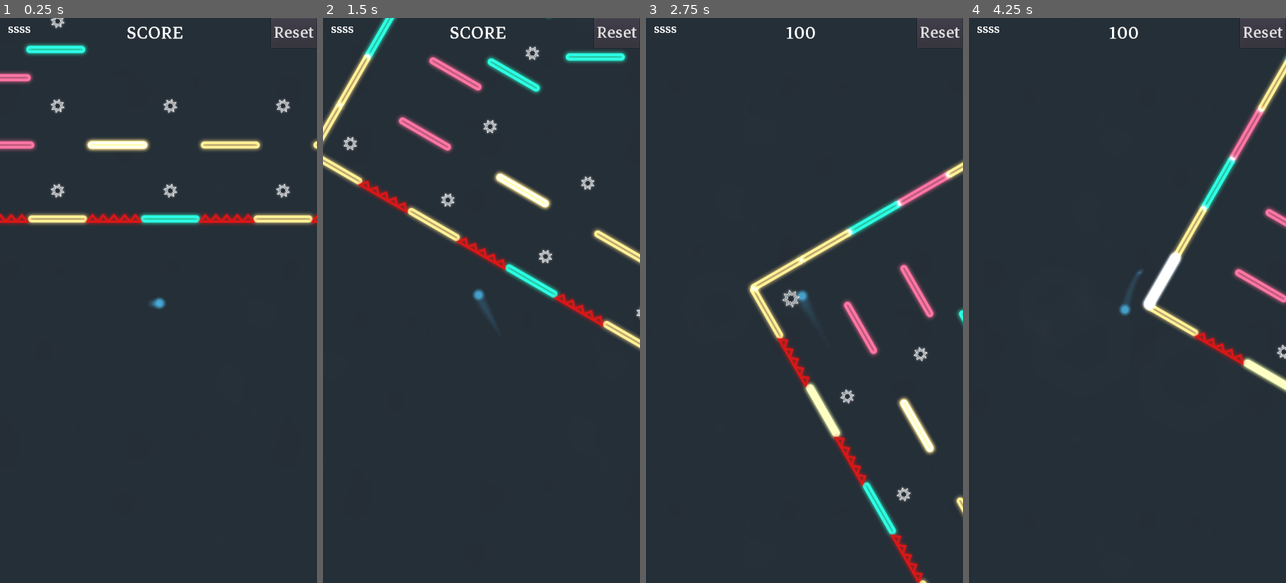
Above: before the commit, frames 1-4 (left to right).
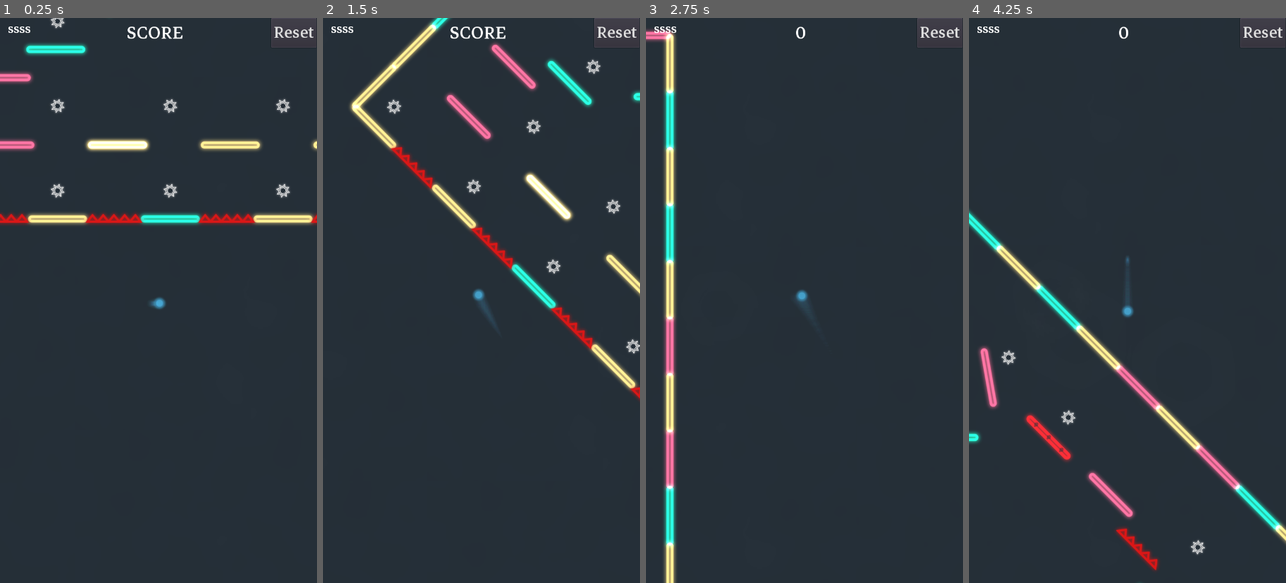
Above: after the commit, the same moments.

Repository: dolorismachina/Pivot
Game: Godot game, scene res://Scenes/Main/Main.tscn
Same seed, same stepped clock (60 frames per second), same inputs: the game is played once before the commit and once after it. The engine's default icon, where the game draws it, is replaced by a stand-in: a white triangle on a blue panel in a dark square.
Inputs (mouse positions are in pixels of both pictures, inside the frame that each line leads up to):
- Up to frame 1 (0.25 s): no input
- Up to frame 2 (1.5 s): move the mouse to (551, 272) at 0.52 s; hold Right (ui_right) 0.53-1.25 s; hold Space (space) 0.53-1.25 s; click (551, 272) at 0.67 s; drag from (418, 328) to (370, 170) at 1.27 s
- Up to frame 3 (2.75 s): move the mouse to (836, 176) at 2.02 s; hold Right (ui_right) from 2.03 s (still down); hold Space (space) from 2.03 s (still down)
- Up to frame 4 (4.25 s): release Right (ui_right) at 2.75 s; release Space (space) at 2.75 s; drag from (1111, 413) to (1232, 554) at 2.77 s; move the mouse to (1222, 385) at 3.52 s; hold Left (ui_left) from 3.53 s (still down); hold Space (space) from 3.53 s (still down)

The runs differ from the first frame. In frame 2, 12% of the frame differs, in the area x 0-100%, y 0-68%; in frame 3, 9.7%; in frame 4, 8.9%.
Error in both runs: Invalid get index 'modulate' (on base: 'Tween'). (res://Scenes/Blocks/Block/Block.gd:52)

Commit message:
Move blocks around

Diff:
--- a/Scenes/Levels/TestLevel.tscn
+++ b/Scenes/Levels/TestLevel.tscn
@@ -267,14 +267,8 @@
 is_enabled = true
 
 [node name="Block4" parent="Pivot/Content/Blocks" instance=ExtResource( 3 )]
-position = Vector2( 448, 448 )
-rotation = -0.523598
-is_visible = true
-is_enabled = true
-
-[node name="Block5" parent="Pivot/Content/Blocks" instance=ExtResource( 3 )]
-position = Vector2( 256, 384 )
-rotation = 0.523598
+position = Vector2( 480, 448 )
+rotation = -0.785398
 is_visible = true
 is_enabled = true
 
@@ -294,7 +288,7 @@
 is_enabled = true
 
 [node name="FallingBlock" parent="Pivot/Content/Blocks" instance=ExtResource( 4 )]
-position = Vector2( 640, 256 )
+position = Vector2( 640, 288 )
 physics_material_override = SubResource( 1 )
 
 [node name="BouncyBlock" parent="Pivot/Content/Blocks" instance=ExtResource( 5 )]
@@ -304,7 +298,7 @@
 is_enabled = true
 
 [node name="SpinningBlock" parent="Pivot/Content/Blocks" instance=ExtResource( 6 )]
-position = Vector2( 448, 256 )
+position = Vector2( 448, 288 )
 physics_material_override = SubResource( 1 )
 
 [node name="BlockSlidingHorizontal" parent="Pivot/Content/Blocks" instance=ExtResource( 7 )]
@@ -324,7 +318,7 @@
 position = Vector2( 960, 968.873 )
 
 [node name="Spikes8" parent="Pivot/Content/Blocks" instance=ExtResource( 8 )]
-position = Vector2( 961.105, 264.841 )
+position = Vector2( 961.105, 328.841 )
 
 [node name="Spikes9" parent="Pivot/Content/Blocks" instance=ExtResource( 8 )]
 position = Vector2( 1216, 392.841 )
@@ -334,10 +328,9 @@
 rotation = -0.785397
 
 [node name="BlockSlidingVertical" parent="Pivot/Content/Blocks" instance=ExtResource( 9 )]
-position = Vector2( 832, 256 )
+position = Vector2( 832, 288 )
 
 [node name="Collectables" type="Node2D" parent="Pivot/Content"]
-editor/display_folded = true
 
 [node name="Collectable" parent="Pivot/Content/Collectables" instance=ExtResource( 10 )]
 position = Vector2( 320, 512 )
@@ -358,10 +351,13 @@
 position = Vector2( 64, 896 )
 
 [node name="Collectable2" parent="Pivot/Content/Collectables" instance=ExtResource( 10 )]
-position = Vector2( 256, 320 )
+position = Vector2( 448, 224 )
 
 [node name="Collectable3" parent="Pivot/Content/Collectables" instance=ExtResource( 10 )]
-position = Vector2( 640, 192 )
+position = Vector2( 640, 224 )
+
+[node name="Collectable6" parent="Pivot/Content/Collectables" instance=ExtResource( 10 )]
+position = Vector2( 1056, 224 )
 
 [node name="Collectable4" parent="Pivot/Content/Collectables" instance=ExtResource( 10 )]
 position = Vector2( 1216, 576 )
@@ -376,12 +372,9 @@
 position = Vector2( 320, 704 )
 
 [node name="Collectable5" parent="Pivot/Content/Collectables" instance=ExtResource( 10 )]
-position = Vector2( 1472, 448 )
-
-[node name="Collectable6" parent="Pivot/Content/Collectables" instance=ExtResource( 10 )]
-position = Vector2( 1472, 448 )
+position = Vector2( 1472, 512 )
 
 [node name="Obstacles" type="Node2D" parent="Pivot/Content"]
 
 [node name="LevelController" parent="." instance=ExtResource( 11 )]
-rotation_angle = 30
+rotation_angle = 45
